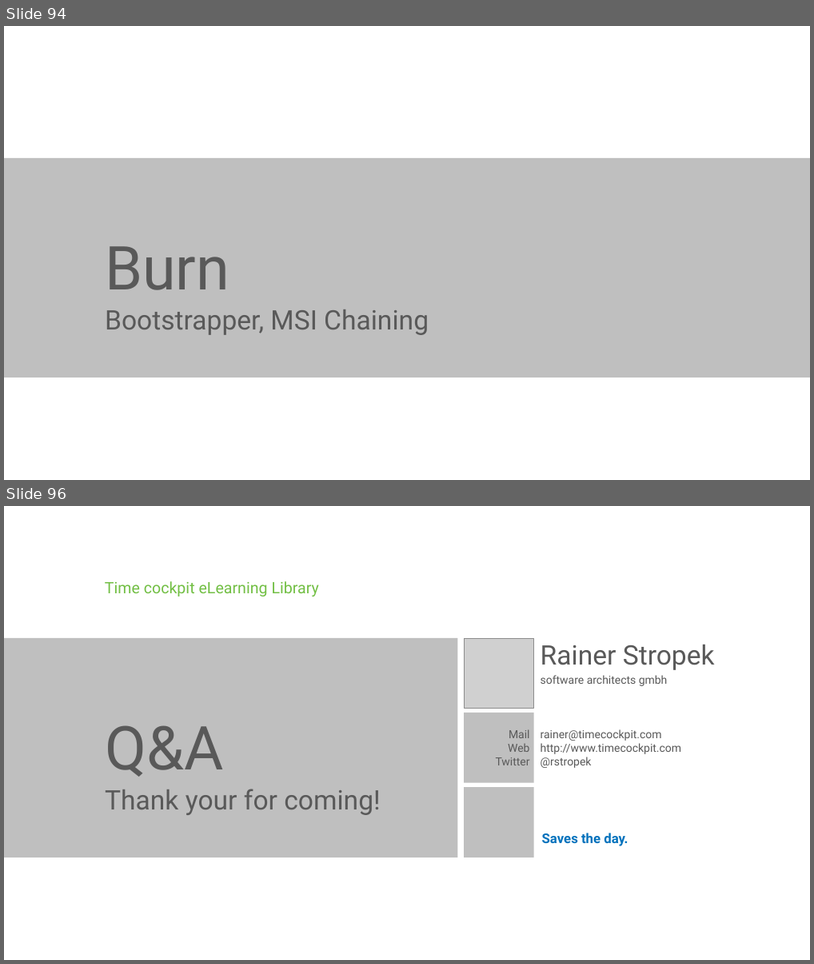
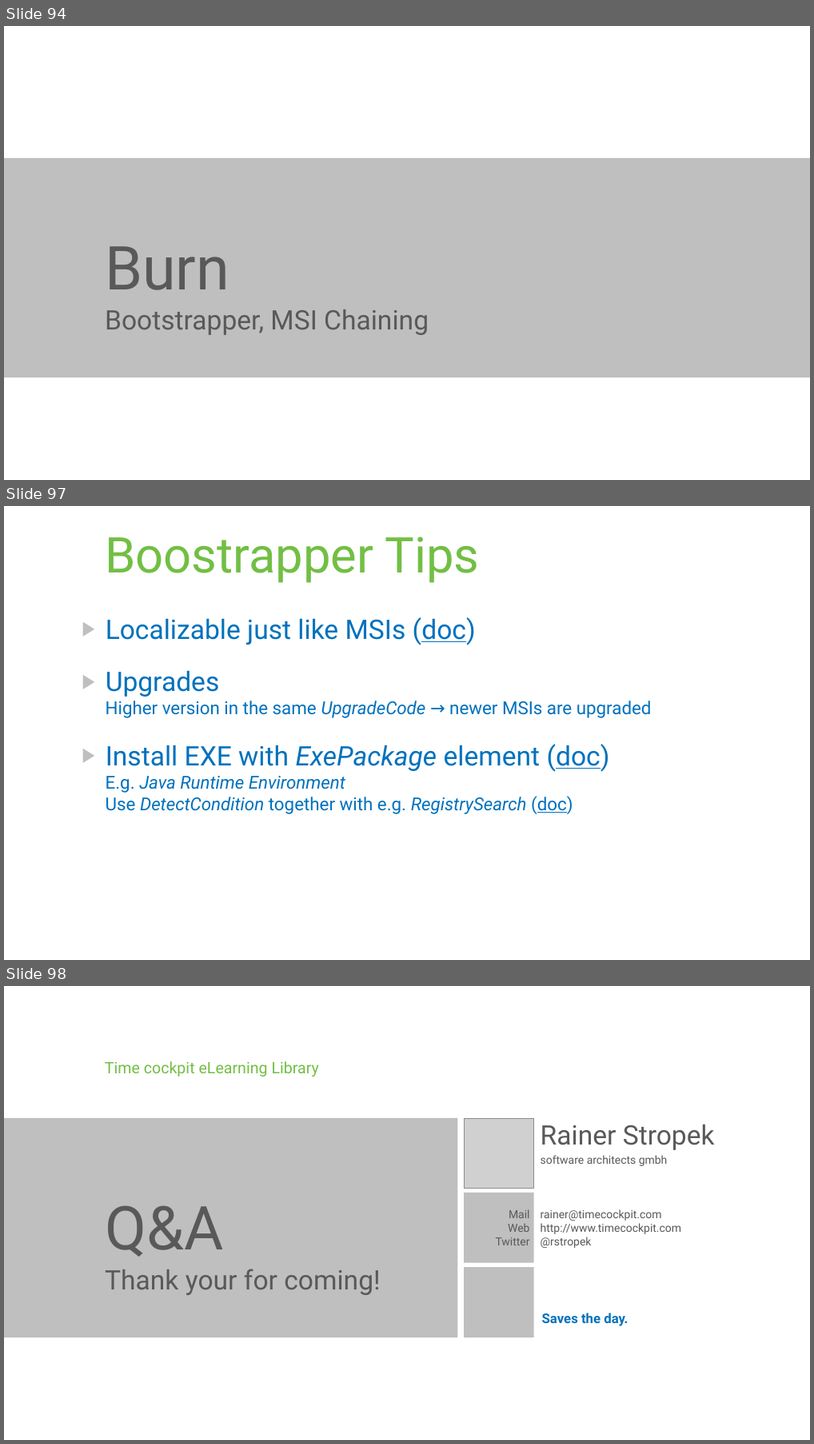
Before and after one commit to rstropek/Samples, a slide deck: WiXSamples/Slides/WiX - Installer Framework.pptx. Shown one above the other, each under a label of ours: slides 94 and 96 before the commit, slides 94, 97 and 98 after it; the slides between them are not shown. The pictures are 814x964 and 814x1444 pixels, drawn with LibreOffice and Linux fonts; fonts in the diff are those of the drawing; grey boxes stand for pictures; background and template pictures are left out. Boxes give left, top, right and bottom in pixels: in the first picture for what was removed or moved away, otherwise in the second. Text is boxed around its words. In the diff, an @@ line names an element or a change of style, - is before the commit and + after.

```diff
--- a/WiXSamples/Slides/WiX - Installer Framework.pptx
+++ b/WiXSamples/Slides/WiX - Installer Framework.pptx
@@ slide 97 added at (x1=4, y1=506, x2=810, y2=960), background #FFFFFF @@
@@ title added at (x1=105, y1=536, x2=479, y2=583), 44 pt, text #72BF44 @@
+Boostrapper Tips
@@ text added at (x1=106, y1=617, x2=652, y2=814), 16 pt, text #0071BC @@
+▶ Localizable just like MSIs (doc)
+▶ Upgrades
+  Higher version in the same UpgradeCode → newer MSIs are upgraded
+▶ Install EXE with ExePackage element (doc)
+  E.g. Java Runtime Environment
+  Use DetectCondition together with e.g. RegistrySearch (doc)
@@ what was slide 96 is now slide 98 @@
```
Also in this commit, not shown: 1 slide changed, 1 other slide added.
